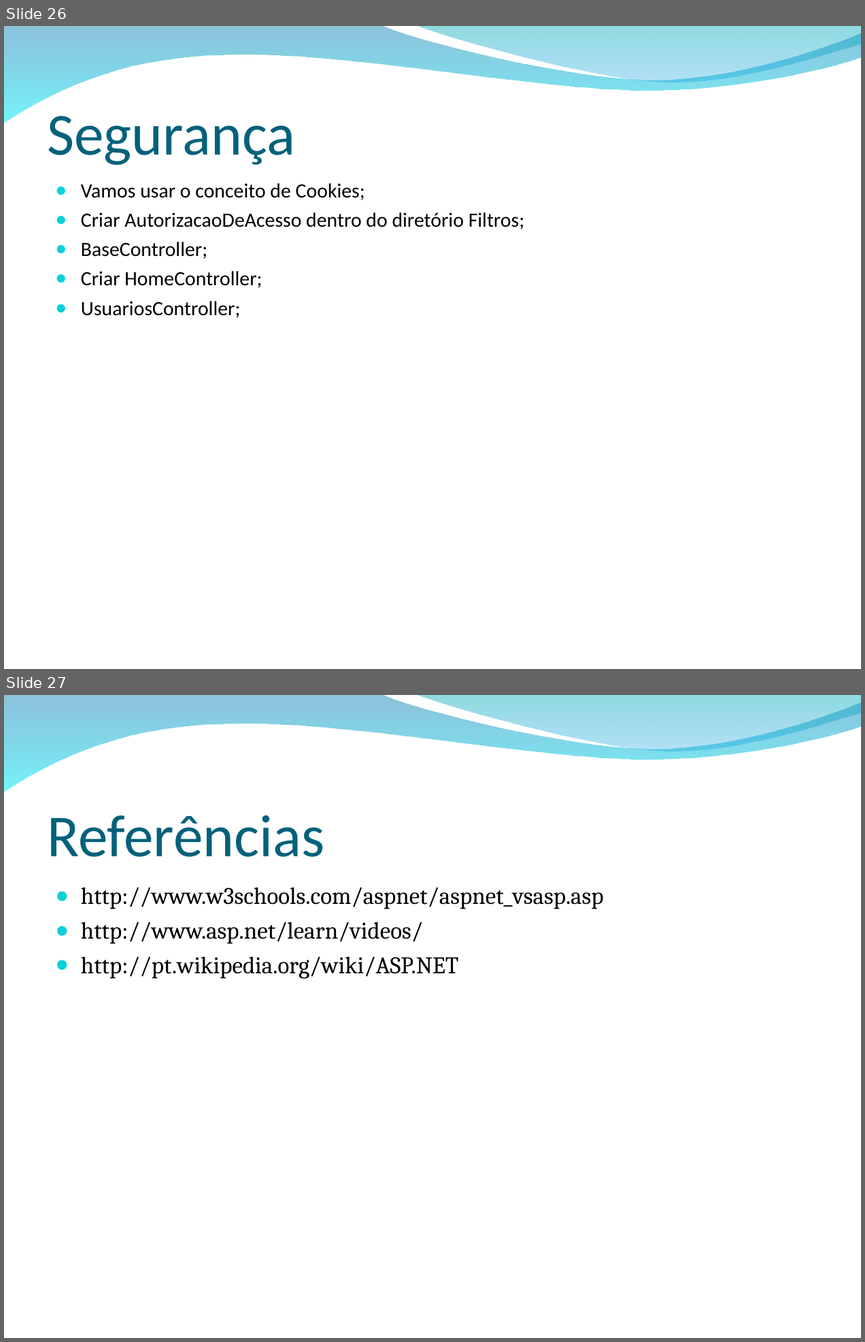
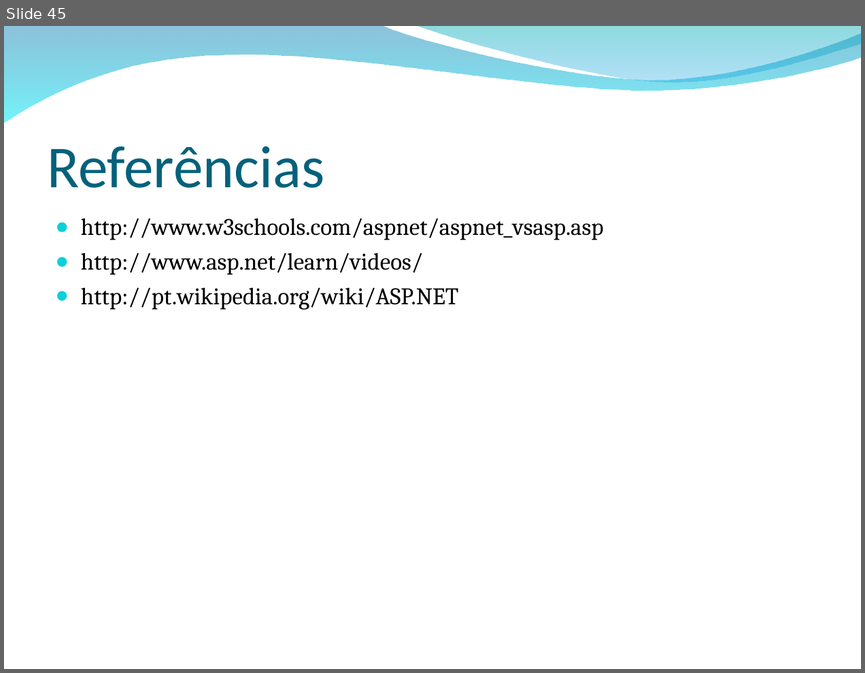
Before and after one commit to wandersonalvesrodrigues/Apresentacao_ASP.NET_MVC, a slide deck: ASP.NET MVC.ppt. Shown one above the other, each under a label of ours: slides 26 and 27 before the commit, slide 45 after it. The pictures are 865x1342 and 865x673 pixels, drawn with LibreOffice and Linux fonts; fonts in the diff are those of the drawing; background and template pictures are left out. Boxes give left, top, right and bottom in pixels: in the first picture for what was removed or moved away, otherwise in the second. Text is boxed around its words. In the diff, an @@ line names an element or a change of style, - is before the commit and + after.

```diff
--- a/ASP.NET MVC.ppt
+++ b/ASP.NET MVC.ppt
@@ slide 26 removed at (x1=4, y1=26, x2=861, y2=669), background picture (left out); not listed: 2 template elements that a slide beside it also shows @@
@@ title removed at (x1=47, y1=116, x2=296, y2=165) @@
-Segurança
@@ text removed at (x1=81, y1=183, x2=524, y2=318) @@
-● Vamos usar o conceito de Cookies;
-● Criar AutorizacaoDeAcesso dentro do diretório Filtros;
-● BaseController;
-● Criar HomeController;
-● UsuariosController;
@@ what was slide 27 is now slide 45 @@
```
Also in this commit, not shown: 5 slides changed, 19 slides added, 17 other files.
